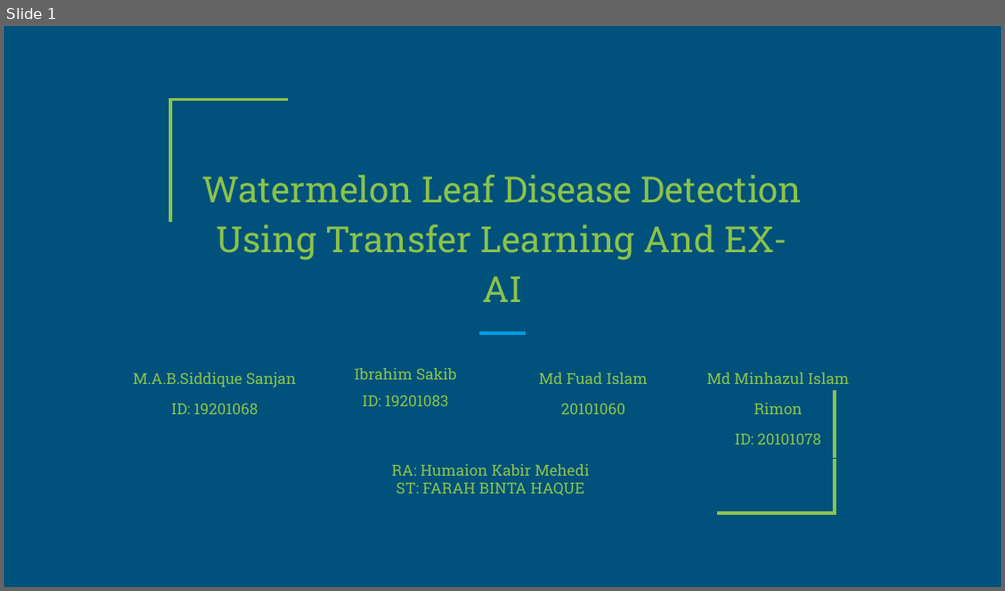
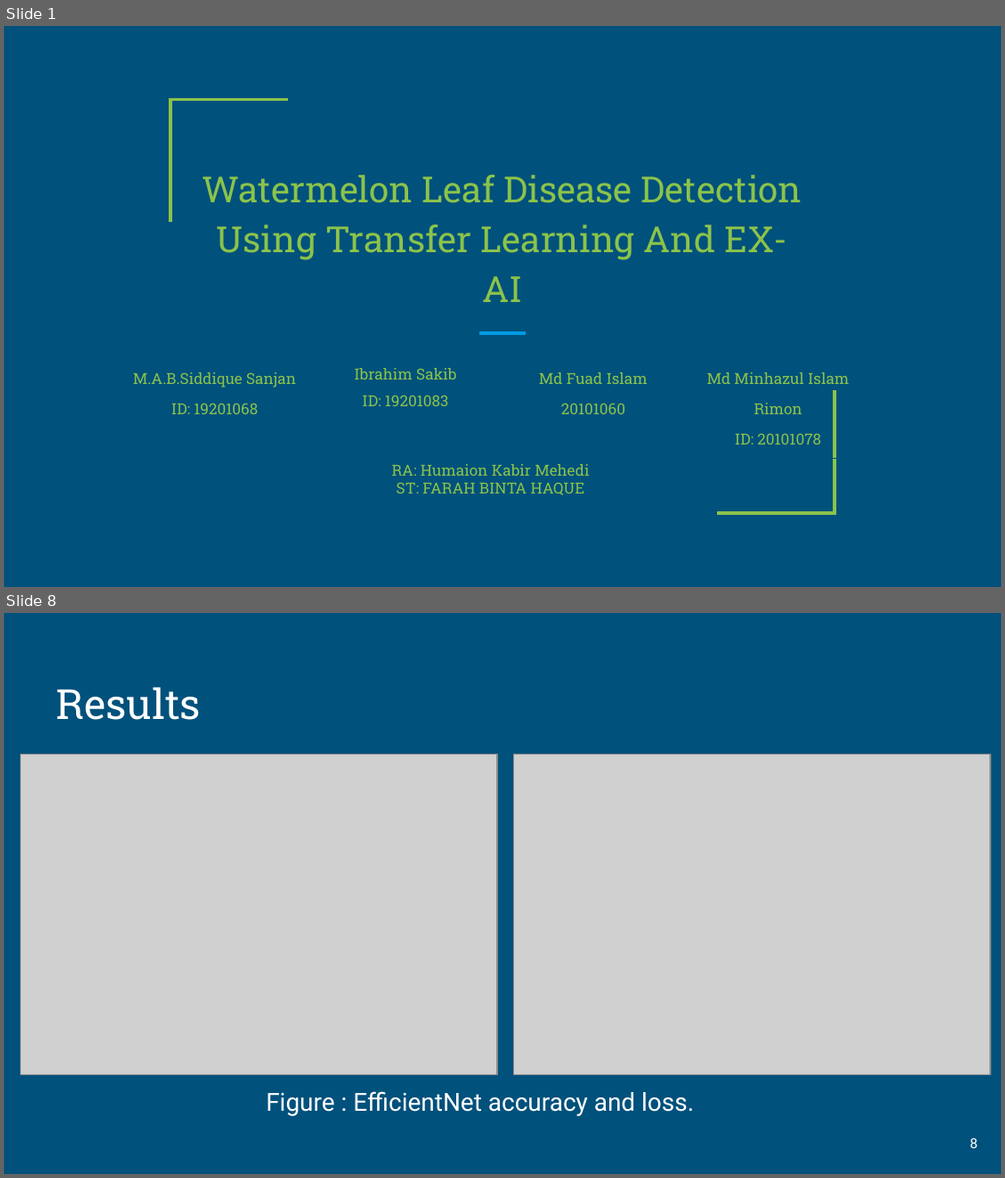
Before and after one commit to mdFuadIslam/cse438, a slide deck: Submission5/Slide.pptx. Shown one above the other, each under a label of ours: slide 1 before the commit, slides 1 and 8 after it; the slides between them are not shown. The pictures are 1005x591 and 1005x1178 pixels, drawn with LibreOffice and Linux fonts; fonts in the diff are those of the drawing; grey boxes stand for pictures. Boxes give left, top, right and bottom in pixels: in the first picture for what was removed or moved away, otherwise in the second. Text is boxed around its words. In the diff, an @@ line names an element or a change of style, - is before the commit and + after.

```diff
--- a/Submission5/Slide.pptx
+++ b/Submission5/Slide.pptx
@@ slide 8 added at [4, 613, 1001, 1174], background #00517C @@
@@ title added at [57, 687, 201, 720], 30 pt, text #FFFFFF @@
+Results
@@ picture added at [21, 755, 497, 1075] @@
@@ picture added at [513, 755, 990, 1075] @@
@@ text added at [266, 1091, 694, 1116], 18 pt, text #FFFFFF @@
+Figure : EfficientNet accuracy and loss.
@@ page number added at [970, 1137, 978, 1148], 10 pt, text #FFFFFF @@
+8
```
Also in this commit, not shown: 8 slides changed, 8 other slides added, 3 other files.
